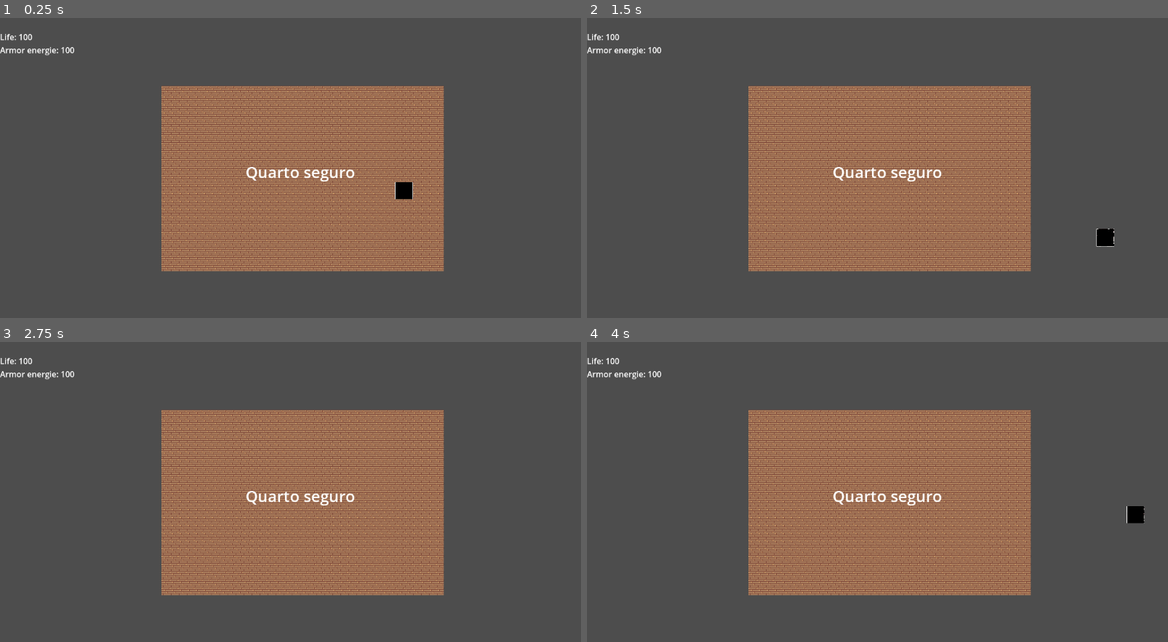
Above: before the commit, frames 1-4 (two rows, left to right).
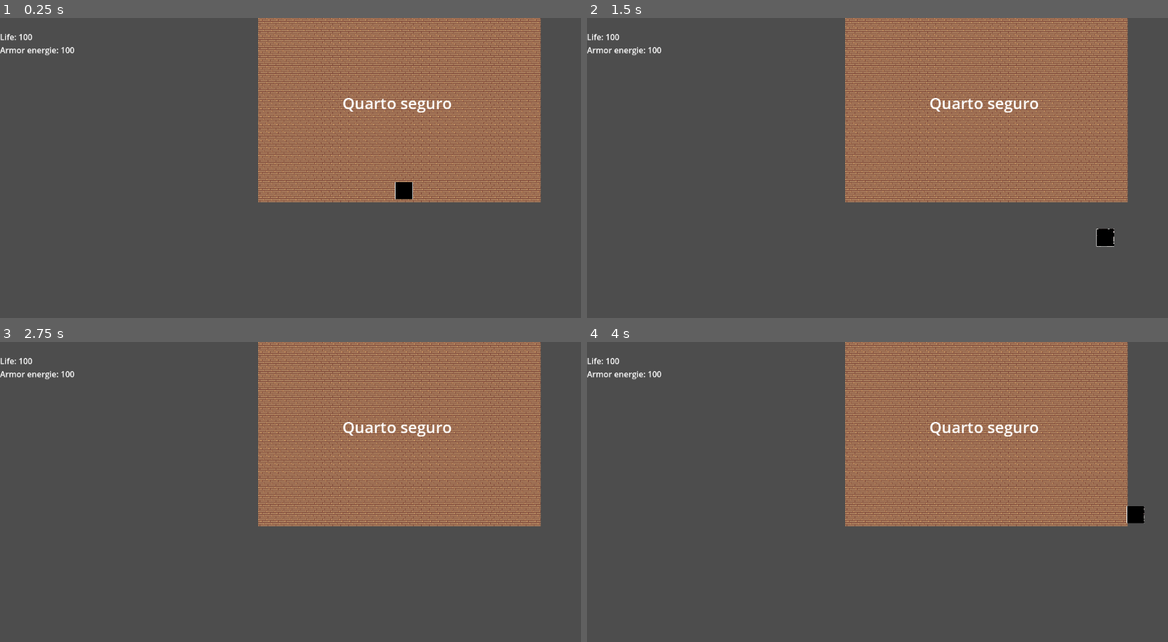
Above: after the commit, the same moments.

Repository: GabO-y/Game-Project_Comp.-Grafica
Game: Godot game, scene res://Cenas/House/House.tscn
Same seed, same stepped clock (60 frames per second), same inputs: the game is played once before the commit and once after it.
Inputs (mouse positions are in pixels of both pictures, inside the frame that each line leads up to):
- Up to frame 1 (0.25 s): no input
- Up to frame 2 (1.5 s): tap Enter at 0.5 s; move the mouse to (1005, 165) at 0.52 s; hold Right (ui_right) 0.53-1.28 s; tap Space (dash) at 0.6, 1.35 s; move the mouse to (761, 198) at 1.27 s; hold Down (ui_down) from 1.28 s (still down)
- Up to frame 3 (2.75 s): move the mouse to (348, 432) at 2.02 s; release Down (ui_down) at 2.03 s; hold Right (ui_right) from 2.03 s (still down); tap Space (dash) at 2.1 s
- Up to frame 4 (4 s): tap Space (dash) at 2.75, 2.85, 3.6 s; move the mouse to (848, 570) at 2.77 s; release Right (ui_right) at 2.78 s; hold Up (ui_up) 2.78-3.53 s; tap Enter at 3.5 s; move the mouse to (1051, 555) at 3.52 s; hold Left (ui_left) from 3.53 s (still down)

The runs differ from the first frame. In frame 1, 41% of the frame differs, in the area x 27-94%, y 0-85%; in frame 2, 41%; in frame 3, 41%; in frame 4, 41%.

Commit message:
correçao do SpawerEnemie e Reorganização de Pastas

Diff:
--- a/character_pattern.tscn
+++ b/Cenas/Character/Character.tscn
@@ -1,20 +1,20 @@
 [gd_scene load_steps=4 format=3 uid="uid://ck3vrl1ibj6ny"]
 
-[ext_resource type="Script" uid="uid://cn6udy54sg5v6" path="res://character_pattern.gd" id="1_ebw0o"]
-[ext_resource type="Texture2D" uid="uid://7daj5pugw3ai" path="res://Assets/Player/Sprites/pngtree-red-square-seal-png-image_2441737.jpg" id="1_ja2sg"]
+[ext_resource type="Script" uid="uid://cn6udy54sg5v6" path="res://Cenas/Character/character.gd" id="1_ptld2"]
+[ext_resource type="Texture2D" uid="uid://7daj5pugw3ai" path="res://Assets/Player/Sprites/pngtree-red-square-seal-png-image_2441737.jpg" id="2_vbi5m"]
 
 [sub_resource type="RectangleShape2D" id="RectangleShape2D_ebw0o"]
 size = Vector2(22, 22)
 
 [node name="Character" type="Node2D"]
-script = ExtResource("1_ebw0o")
+script = ExtResource("1_ptld2")
 
 [node name="CharacterBody2D" type="CharacterBody2D" parent="."]
 
 [node name="Sprite2D" type="Sprite2D" parent="CharacterBody2D"]
 position = Vector2(6, -3)
 scale = Vector2(0.0760135, 0.0760135)
-texture = ExtResource("1_ja2sg")
+texture = ExtResource("2_vbi5m")
 
 [node name="CollisionShape2D" type="CollisionShape2D" parent="CharacterBody2D"]
 position = Vector2(6, -3)
--- a/Cenas/Enemie/Enemie_Pattener.tscn
+++ b/Cenas/Enemie/Enemie_Pattener.tscn
@@ -1,7 +1,7 @@
 [gd_scene load_steps=4 format=3 uid="uid://1tr0f8hvuvba"]
 
 [ext_resource type="Script" uid="uid://bgxttih2iy14j" path="res://Cenas/Enemie/enemie_pattener.gd" id="1_oxyk0"]
-[ext_resource type="Texture2D" uid="uid://gs5bohu7adfg" path="res://Assets/sprites/enemie/Enemie.png" id="2_m5va2"]
+[ext_resource type="Texture2D" uid="uid://gs5bohu7adfg" path="res://Assets/rooms/sprites/enemie/Enemie.png" id="2_m5va2"]
 
 [sub_resource type="RectangleShape2D" id="RectangleShape2D_oxyk0"]
 size = Vector2(82, 83)
--- a/Cenas/Enemie/Fantasm/Fantasm.tscn
+++ b/Cenas/Enemie/Fantasm/Fantasm.tscn
@@ -1,7 +1,7 @@
 [gd_scene load_steps=5 format=3 uid="uid://25uf0g24cox"]
 
 [ext_resource type="Script" uid="uid://bmmrcde8nrn5d" path="res://Cenas/Enemie/Fantasm/fantasm.gd" id="1_fuhhv"]
-[ext_resource type="Texture2D" uid="uid://bebol15hywjbu" path="res://Assets/sprites/enemie/fantams_test.png" id="3_fuhhv"]
+[ext_resource type="Texture2D" uid="uid://bebol15hywjbu" path="res://Assets/rooms/sprites/enemie/fantams_test.png" id="3_fuhhv"]
 
 [sub_resource type="RectangleShape2D" id="RectangleShape2D_fuhhv"]
 size = Vector2(27, 38)
--- a/enemie_spawaner.gd
+++ b/Cenas/Enemie/Spawner/enemie_spawaner.gd
@@ -6,6 +6,7 @@
 @export var limit_spawn = 5
 @export var time_to_spawn = 3.0
 
+var enemies_active = false
 var enemies_already_spawner = 0
 var enemies: Array[Enemie] = []
 var time = 0
@@ -21,8 +22,10 @@
 
 	if(time >= time_to_spawn && enemies_already_spawner < limit_spawn):
 		time = 0
-		var enemie = spawanEmenie()
+		enemies.append(spawanEmenie())
 		enemies_already_spawner += 1
+
+	update_enemies_activate()
 
 func get_random_point_in_area(area: Area2D) -> Vector2:
 	# 1. Pega o CollisionShape2D da área
@@ -58,6 +61,8 @@
 
 	var point = get_random_point_in_area($Area2D)
 
+	point = $Area2D.to_local(point)/2
+
 	var ene = type_enemie.instantiate()
 	ene.global_position = point
 
@@ -68,3 +73,8 @@
 
 func set_enemie(ene: PackedScene):
 	type_enemie = ene
+
+func update_enemies_activate():
+	for i in get_children():
+		if i is Enemie:
+			i.enemie_active = enemies_active
--- a/Cenas/Enemie/Spawner/enemie_spawaner.tscn
+++ b/Cenas/Enemie/Spawner/enemie_spawaner.tscn
@@ -1,6 +1,6 @@
 [gd_scene load_steps=3 format=3 uid="uid://csvmtodty8e68"]
 
-[ext_resource type="Script" uid="uid://dl100jhqpqexx" path="res://enemie_spawaner.gd" id="1_ghg2t"]
+[ext_resource type="Script" uid="uid://bhv3eocbkyo33" path="res://Cenas/Enemie/Spawner/enemie_spawaner.gd" id="1_ghg2t"]
 
 [sub_resource type="CircleShape2D" id="CircleShape2D_ghg2t"]
 radius = 10.0499
--- a/Cenas/Enemie/enemie_pattener.gd
+++ b/Cenas/Enemie/enemie_pattener.gd
@@ -13,6 +13,7 @@
 var positionTarget #Para onde ele deve andar
 var sizeChaseArea = 100 #Tamanho da area que um inimigo tem em perseguição
 var atack_player = false #para verificar se esta atacando o player para ter que ficar parado
+var enemie_active = false #Caso o player nao estaja na sala desse inimigo, ele fica desativado
 
 func _on_light_area():
 	return self
@@ -23,7 +24,6 @@
 	for i in get_children():
 		if i is CharacterBody2D:
 			body = i
-
 
 	for i in body.get_children():
 		if i is ProgressBar:
@@ -47,7 +47,7 @@
 		bar.max_value = life
 		bar.value = life
 
-func _process(delta: float) -> void:
+func _process(_delta: float) -> void:
 
 	update_bar()
 
@@ -61,9 +61,9 @@
 	bar.value = life
 
 func _physics_process(delta: float) -> void:
+	if !enemie_active: return
 
 	var lastPosition = Vector2(positionTarget.x, positionTarget.y)
-
 
 	if player == null:
 
@@ -92,7 +92,7 @@
 	var distance = randf_range(0, radius)
 	return area.global_position + Vector2(cos(angle), sin(angle)) * distance
 
-func _find_player(body: CharacterBody2D):
+func _find_player(_body: CharacterBody2D):
 	if body.get_parent() is Player:
 		player = body
 	else: return
@@ -101,7 +101,7 @@
 		if i is CollisionShape2D:
 			(i.shape as CircleShape2D).radius *= 2
 
-func _scape_player(body: CharacterBody2D):
+func _scape_player(_body: CharacterBody2D):
 	player = null
 	for i in chaseArea.get_children():
 		if i is CollisionShape2D:
--- a/Cenas/House/house.gd
+++ b/Cenas/House/house.gd
@@ -2,6 +2,7 @@
 
 @onready var player := $Player
 @onready var enemies: Array[Enemie]
+
 @onready var room_manager := $RoomManager
 
 var activateArmor = true
@@ -11,23 +12,15 @@
 
 func _ready() -> void:
 
-	for i in get_tree().get_nodes_in_group("rooms"):
-		if i.name == "SafeRoom":
-			Globals.current_scene = i
+	for room in get_tree().get_nodes_in_group("rooms"):
+		if room.name == "SafeRoom":
+			Globals.current_scene = room
+			break
 
-#	Busca o quarto saferoom, e a porta hallway1
-#	Nisso, busca o quanto hallway1 e a porta saferoom
-# 	tendo essas duas, ele associa a primeira porta a segunda porta
+	Globals.enable_room()
 
 	room_manager.match_doors("SafeRoom","HallWay1")
 	room_manager.match_doors("Test","HallWay1")
-
-
-	Globals.current_scene.show()
-
-	for i in Globals.current_scene.get_children():
-		if i is Door:
-			i.area.monitoring = true
 
 	#var door_scene = preload("res://Cenas/Objects/door/door.tscn")
 	#var door = door_scene.instantiate()
@@ -41,7 +34,7 @@
 	player.armor.set_activate(false);
 
 
-func _process(delta: float) -> void:
+func _process(_delta: float) -> void:
 	infosMode()
 	toggle_activate_armor()
 
--- a/Cenas/LightArmor/Lantern/lantern.tscn
+++ b/Cenas/LightArmor/Lantern/lantern.tscn
@@ -1,7 +1,7 @@
 [gd_scene load_steps=3 format=3 uid="uid://b0ycmxpkip27y"]
 
 [ext_resource type="Script" uid="uid://endjb4wi0jx7" path="res://Cenas/LightArmor/Lantern/lantern.gd" id="1_ymxyl"]
-[ext_resource type="Texture2D" uid="uid://u4uws8eeerds" path="res://Assets/sprites/lantern/shape.png" id="2_2nwt7"]
+[ext_resource type="Texture2D" uid="uid://u4uws8eeerds" path="res://Assets/rooms/sprites/lantern/shape.png" id="2_2nwt7"]
 
 [node name="Lantern" type="Node2D"]
 script = ExtResource("1_ymxyl")
--- a/Cenas/Player/player.gd
+++ b/Cenas/Player/player.gd
@@ -49,6 +49,8 @@
 
 func takeDamagePlayerLogic(delta):
 	for ene in enemies_touch.keys():
+
+		if !ene.enemie_active: return
 	#Enquanto o inimigo encosta no player, ele nao se mexe
 		(ene as Enemie).atack_player = true
 		#Vai contando quanto tempo o inimigo esta tocando no playwr
--- a/Cenas/Rooms/Door/door.gd
+++ b/Cenas/Rooms/Door/door.gd
@@ -11,7 +11,6 @@
 			area = i
 			area.body_entered.connect(_player_enter)
 			break
-
 
 func _player_enter(body: CharacterBody2D):
 
@@ -33,9 +32,8 @@
 	body.get_parent().can_teleport = false
 
 	emit_signal("player_in", body, goTo)
-	await get_tree().create_timer(0.5).timeout
+	await get_tree().create_timer(0.1).timeout
 
 	body.get_parent().can_teleport = true
 
-
 signal player_in(player, goTo)
--- a/Cenas/Rooms/Hallway1_Room.tscn
+++ b/Cenas/Rooms/Hallway1_Room.tscn
@@ -1,6 +1,6 @@
 [gd_scene load_steps=9 format=4 uid="uid://dvmurnmtp6xkr"]
 
-[ext_resource type="Texture2D" uid="uid://bcd6ut6evy0ki" path="res://Assets/sprites/rooms/sprites_v2.png" id="1_ilb6o"]
+[ext_resource type="Texture2D" uid="uid://bcd6ut6evy0ki" path="res://Assets/rooms/sprites_v2.png" id="1_ilb6o"]
 [ext_resource type="Script" uid="uid://bs4kd63671aft" path="res://Cenas/Rooms/hallway_1_room.gd" id="1_oldmg"]
 [ext_resource type="PackedScene" uid="uid://dsa5vodvq7v6n" path="res://Cenas/Rooms/Door/Door.tscn" id="2_yqgoo"]
 [ext_resource type="PackedScene" uid="uid://csvmtodty8e68" path="res://Cenas/Enemie/Spawner/enemie_spawaner.tscn" id="4_dhlrb"]
--- a/Cenas/Rooms/RoomManager.tscn
+++ b/Cenas/Rooms/RoomManager.tscn
@@ -8,11 +8,8 @@
 [node name="RoomManager" type="Node2D"]
 script = ExtResource("1_n2tco")
 
-[node name="SafeRoom" parent="." instance=ExtResource("2_rqem0")]
-position = Vector2(-192, 137)
+[node name="SafeRoom" parent="." groups=["rooms"] instance=ExtResource("2_rqem0")]
 
 [node name="Hallway1" parent="." instance=ExtResource("3_akp5x")]
-position = Vector2(8, -57)
 
 [node name="Test" parent="." instance=ExtResource("4_akp5x")]
-position = Vector2(87, -14)
--- a/Cenas/Rooms/Safe_Room.tscn
+++ b/Cenas/Rooms/Safe_Room.tscn
@@ -1,7 +1,7 @@
 [gd_scene load_steps=7 format=4 uid="uid://fudgcqmoskva"]
 
 [ext_resource type="Script" uid="uid://cr276xmk4yn4e" path="res://Cenas/Rooms/safe_room.gd" id="1_cuug0"]
-[ext_resource type="Texture2D" uid="uid://bcd6ut6evy0ki" path="res://Assets/sprites/rooms/sprites_v2.png" id="1_j2lhe"]
+[ext_resource type="Texture2D" uid="uid://bcd6ut6evy0ki" path="res://Assets/rooms/sprites_v2.png" id="1_j2lhe"]
 [ext_resource type="PackedScene" uid="uid://dsa5vodvq7v6n" path="res://Cenas/Rooms/Door/Door.tscn" id="2_0k1ya"]
 
 [sub_resource type="TileSetAtlasSource" id="TileSetAtlasSource_0k1ya"]
@@ -115,7 +115,7 @@
 [sub_resource type="LabelSettings" id="LabelSettings_cuug0"]
 font_size = 31
 
-[node name="SafeRoom" type="Node2D" groups=["rooms"]]
+[node name="SafeRoom" type="Node2D"]
 script = ExtResource("1_cuug0")
 
 [node name="TileMapLayer" type="TileMapLayer" parent="."]
--- a/Cenas/Rooms/Test.tscn
+++ b/Cenas/Rooms/Test.tscn
@@ -1,6 +1,6 @@
 [gd_scene load_steps=6 format=4 uid="uid://bht8b02r5jfpt"]
 
-[ext_resource type="Texture2D" uid="uid://bcd6ut6evy0ki" path="res://Assets/sprites/rooms/sprites_v2.png" id="1_lkc5o"]
+[ext_resource type="Texture2D" uid="uid://bcd6ut6evy0ki" path="res://Assets/rooms/sprites_v2.png" id="1_lkc5o"]
 [ext_resource type="PackedScene" uid="uid://dsa5vodvq7v6n" path="res://Cenas/Rooms/Door/Door.tscn" id="2_g1h0n"]
 
 [sub_resource type="TileSetAtlasSource" id="TileSetAtlasSource_q58lq"]
--- a/Cenas/Rooms/room_manager.gd
+++ b/Cenas/Rooms/room_manager.gd
@@ -13,17 +13,9 @@
 
 func _teleport(player, goTo):
 
-	for door in Globals.current_scene.get_children():
-		if door is Door:
-			door.area.set_deferred("monitoring", false)
-
-	Globals.current_scene.hide()
+	Globals.desable_room()
 	Globals.current_scene = goTo.get_parent()
-	Globals.current_scene.show()
-
-	for door in Globals.current_scene.get_children():
-		if door is Door:
-			door.area.set_deferred("monitoring", true)
+	Globals.enable_room()
 
 	player.global_position = goTo.area.global_position
 
--- a/Cenas/lantern.tscn
+++ /dev/null
@@ -1,50 +0,0 @@
-[gd_scene load_steps=4 format=3 uid="uid://wghe0i5qunlf"]
-
-[ext_resource type="Script" uid="uid://c3qj8cf4f5uxy" path="res://lantern.gd" id="1_ymxyl"]
-[ext_resource type="Texture2D" uid="uid://u4uws8eeerds" path="res://Assets/sprites/lantern/shape.png" id="2_2nwt7"]
-
-[sub_resource type="GDScript" id="GDScript_2nwt7"]
-script/source = "extends Area2D
-#
-#var damage = 10
-#
-#var enemies_on_light = {}
-#
-#func _ready() -> void:
-	#body_entered.connect(_init_time_hit)
-	#body_exited.connect(_reset_time_hit)
-	#
-##se o inicia o tempo que o inimigo esta na luz
-#func _init_time_hit(ene: Enemie):
-	#enemies_on_light[ene] = 0.0
-	#
-##se ele sair, remove do verificador
-#func _reset_time_hit(ene: Enemie):
-	#enemies_on_light.erase(ene)
-#
-#func _process(delta: float) -> void:
-	#
-	## vai passar pro todos os inimigos que estao na luz
-	#for body in enemies_on_light.keys():
-		#
-		## vai incrementando o tempo conforme ele fica na area
-		#enemies_on_light[body] += delta
-		#
-		## se der 2 segundos, ele zera o tempo e da o dano
-		#if(enemies_on_light[body] >= 2.0):
-			#(body as Enemie).take_damage(damage)
-			#enemies_on_light[body] = 0.0
-"
-
-[node name="Lantern" type="Node2D"]
-script = ExtResource("1_ymxyl")
-
-[node name="Light" type="Area2D" parent="."]
-script = SubResource("GDScript_2nwt7")
-
-[node name="Sprite2D" type="Sprite2D" parent="Light"]
-position = Vector2(0, 132)
-texture = ExtResource("2_2nwt7")
-
-[node name="CollisionPolygon2D" type="CollisionPolygon2D" parent="Light"]
-polygon = PackedVector2Array(0, 3, -137, 241, -80, 251, -2, 255, 66, 255, 137, 240)
--- a/Character.gd
+++ /dev/null
@@ -1,7 +0,0 @@
-extends CharacterBody2D
-
-var life = 100
-
-func take_damage(damage: int):
-	life -= damage
-	print("vida: ", life)
--- a/globals.gd
+++ b/globals.gd
@@ -3,16 +3,22 @@
 var current_scene
 var last_scene
 
-#func desable_room():
-	#change_mode(false)
-	#
-#func enable_room():
-	#change_mode(true)
-	#
-#func change_mode(mode: bool):
-	#
-	#current_scene.visible = mode
-	#
-	#for i in current_scene.get_children():
-		#if i is Door:
-			#i.area.set_deferred("monitoring", mode)
+func desable_room():
+	change_mode(false)
+
+func enable_room():
+	change_mode(true)
+
+func change_mode(mode: bool):
+
+	current_scene.visible = mode
+
+	for i in current_scene.get_children():
+
+		if i is Spawn:
+			i.enemies_active = mode
+			for ene in i.get_children():
+				if ene is Enemie:
+					ene.enemie_active = mode
+		if i is Door:
+			i.area.set_deferred("monitoring", mode)
--- a/project.godot
+++ b/project.godot
@@ -23,7 +23,6 @@
 
 Armor=""
 player=""
-rooms=""
 
 [input]
 
Renamed: Assets/sprites/enemie/Enemie.png -> Assets/rooms/sprites/enemie/Enemie.png
Not shown, changed: Assets/rooms/sprites/enemie/Enemie.png.import
Renamed: Assets/sprites/enemie/fantams_test.png -> Assets/rooms/sprites/enemie/fantams_test.png
Not shown, changed: Assets/rooms/sprites/enemie/fantams_test.png.import
Renamed: Assets/sprites/lantern/shape.jpg -> Assets/rooms/sprites/lantern/shape.jpg
Not shown, changed: Assets/rooms/sprites/lantern/shape.jpg.import
Renamed: Assets/sprites/lantern/shape.png -> Assets/rooms/sprites/lantern/shape.png
Not shown, changed: Assets/rooms/sprites/lantern/shape.png.import
Renamed: Assets/sprites/lighter/lighter.jpg -> Assets/rooms/sprites/lighter/lighter.jpg
Not shown, changed: Assets/rooms/sprites/lighter/lighter.jpg.import
Renamed: Assets/sprites/lighter/lighter.png -> Assets/rooms/sprites/lighter/lighter.png
Not shown, changed: Assets/rooms/sprites/lighter/lighter.png.import
(and 14 more such lines)
